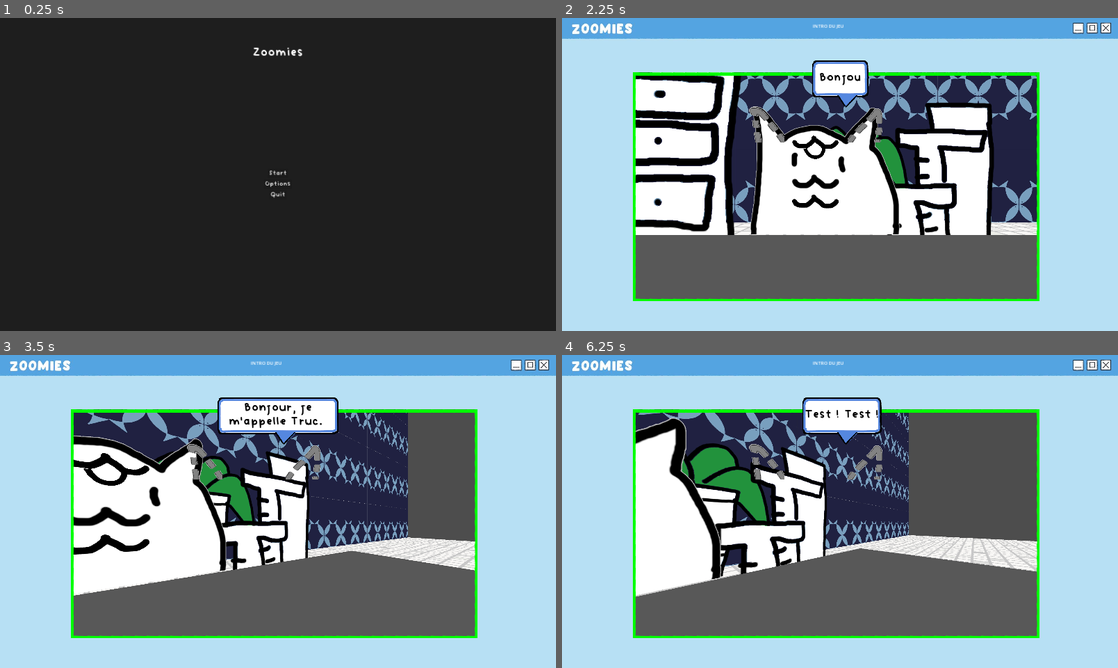
Above: before the commit, frames 1-4 (two rows, left to right).
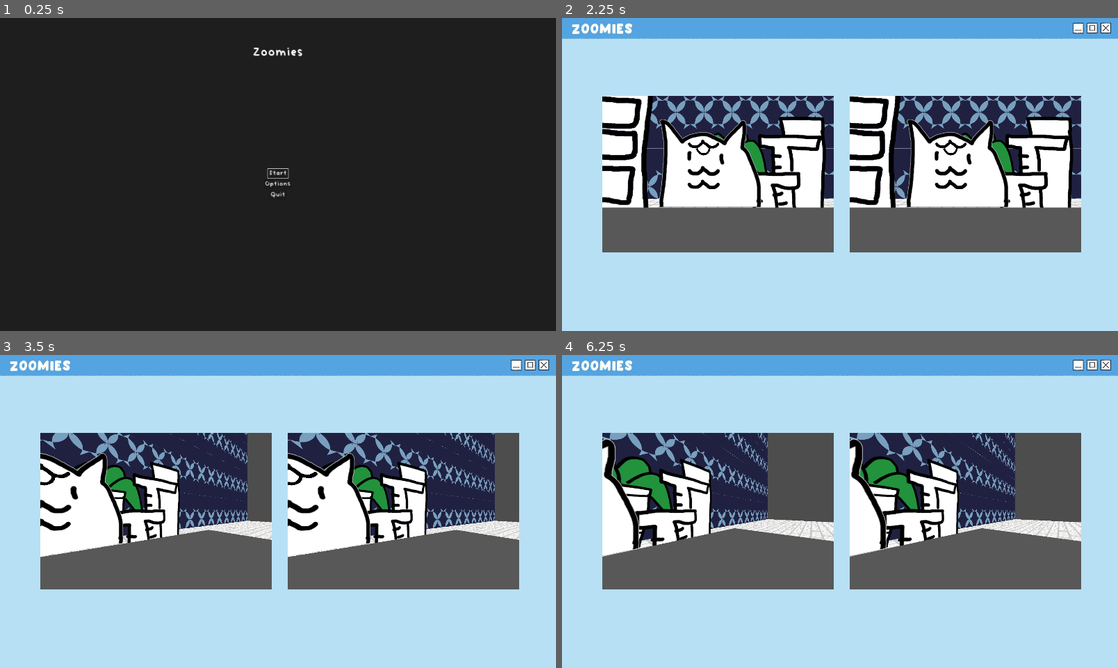
Above: after the commit, the same moments.

Repository: ohmlet-studio/Zoomies
Game: Godot game, scene res://scenes/ui/main_menu.tscn
Two runs of this game, one before a commit and one after it. Both use one fixed random seed, a clock stepped at 60 frames per second and the inputs below.
Inputs:
- Up to frame 1 (0.25 s): no input
- Up to frame 2 (2.25 s): click "Options" at 0.5 s; click "Return" at 1.25 s; click "Start" at 2 s
- Up to frame 3 (3.5 s): tap Enter (ui_accept) at 2.75, 3.02 s; hold Right (ui_right) from 2.78 s (still down)
- Up to frame 4 (6.25 s): release Right (ui_right) at 3.53 s; hold Down (ui_down) 3.53-4.28 s; tap Enter (ui_accept) at 3.77, 5.27, 6.02 s; hold Right (ui_right) 4.28-5.03 s; hold Up (ui_up) 5.03-5.78 s; hold Left (ui_left) from 5.78 s (still down)

The runs differ from the first frame. In frame 1, less than 0.1% of the frame differs, in the area x 48-52%, y 48-52%; in frame 2, 48%; in frame 3, 50%; in frame 4, 51%, in the area x 7-94%, y 2-91%.

Commit message:
Fix les problèmes c'est relou

Diff:
--- a/main.tscn
+++ b/main.tscn
@@ -1,6 +1,4 @@
-[gd_scene load_steps=3 format=3 uid="uid://dm0rphrd71jf2"]
-
-[ext_resource type="Texture2D" uid="uid://cy5efrqmmmoi4" path="res://assets/placeholder.png" id="1_elyv2"]
+[gd_scene load_steps=2 format=3 uid="uid://cd3nq4ym7uj8u"]
 
 [sub_resource type="GDScript" id="GDScript_712ol"]
 script/source = "extends Node2D
@@ -14,7 +12,6 @@
 [node name="Placeholder" type="Sprite2D" parent="."]
 position = Vector2(3.66669, -0.5)
 scale = Vector2(0.602778, 0.602778)
-texture = ExtResource("1_elyv2")
 
 [node name="PlaceholderCatMuzak" type="AudioStreamPlayer" parent="."]
 autoplay = true
--- a/project.godot
+++ b/project.godot
@@ -17,7 +17,7 @@
 
 [autoload]
 
-DialogManager="*res://scenes/scripts/dialog_manager.gd"
+DialogManager="*res://scripts/dialog_manager.gd"
 
 [display]
 
@@ -60,6 +60,16 @@
 , Object(InputEventKey,"resource_local_to_scene":false,"resource_name":"","device":-1,"window_id":0,"alt_pressed":false …(183 unchanged characters)…
 ]
 }
+advance_dialog={
+"deadzone": 0.5,
+"events": [Object(InputEventKey,"resource_local_to_scene":false,"resource_name":"","device":0,"window_id":0,"alt_pressed":false,"shift_pressed":false,"ctrl_pressed":false,"meta_pressed":false,"pressed":false,"keycode":0,"physical_keycode":4194305,"key_label":0,"unicode":0,"location":0,"echo":false,"script":null)
+, null]
+}
+start_dialog={
+"deadzone": 0.5,
+"events": [Object(InputEventKey,"resource_local_to_scene":false,"resource_name":"","device":-1,"window_id":0,"alt_pressed":false,"shift_pressed":false,"ctrl_pressed":false,"meta_pressed":false,"pressed":false,"keycode":0,"physical_keycode":69,"key_label":0,"unicode":101,"location":0,"echo":false,"script":null)
+]
+}
 ui_shift={
 "deadzone": 0.5,
 "events": [Object(InputEventKey,"resource_local_to_scene":false,"resource_name":"","device":-1,"window_id":0,"alt_press …(195 unchanged characters)…
@@ -75,16 +85,6 @@
 "events": [Object(InputEventMouseButton,"resource_local_to_scene":false,"resource_name":"","device":-1,"window_id":0,"a …(259 unchanged characters)…
 ]
 }
-advance_dialog={
-"deadzone": 0.5,
-"events": [Object(InputEventKey,"resource_local_to_scene":false,"resource_name":"","device":0,"window_id":0,"alt_pressed":false,"shift_pressed":false,"ctrl_pressed":false,"meta_pressed":false,"pressed":false,"keycode":0,"physical_keycode":4194305,"key_label":0,"unicode":0,"location":0,"echo":false,"script":null)
-, null]
-}
-start_dialog={
-"deadzone": 0.5,
-"events": [Object(InputEventKey,"resource_local_to_scene":false,"resource_name":"","device":-1,"window_id":0,"alt_pressed":false,"shift_pressed":false,"ctrl_pressed":false,"meta_pressed":false,"pressed":false,"keycode":0,"physical_keycode":69,"key_label":0,"unicode":101,"location":0,"echo":false,"script":null)
-]
-}
 
 [rendering]
 
--- a/scenes/cat_display.tscn
+++ b/scenes/cat_display.tscn
@@ -1,7 +1,7 @@
-[gd_scene load_steps=6 format=3 uid="uid://bki3jlgfxx844"]
+[gd_scene load_steps=6 format=3 uid="uid://dhrrkj5xdmdeb"]
 
-[ext_resource type="Script" path="res://scenes/scripts/cat_display.gd" id="1_0xj6i"]
-[ext_resource type="PackedScene" uid="uid://b77qblty1v771" path="res://scenes/cat_webcam.tscn" id="1_bc4rd"]
+[ext_resource type="Script" path="res://scripts/cat_display.gd" id="1_0xj6i"]
+[ext_resource type="PackedScene" uid="uid://bebl7unp45048" path="res://scenes/cat_webcam.tscn" id="1_bc4rd"]
 [ext_resource type="Texture2D" uid="uid://bj6o55ei14h8x" path="res://assets/textures/cat_display/hint.png" id="1_kwfk6"]
 [ext_resource type="Texture2D" uid="uid://cb8ply4wtyueq" path="res://assets/textures/cat_display/border.png" id="4_3yo0l"]
 
--- a/scenes/cat_webcam.tscn
+++ b/scenes/cat_webcam.tscn
@@ -1,15 +1,15 @@
-[gd_scene load_steps=15 format=3 uid="uid://b77qblty1v771"]
+[gd_scene load_steps=15 format=3 uid="uid://bebl7unp45048"]
 
-[ext_resource type="Script" path="res://scenes/scripts/webcamControls.gd" id="1_3yicl"]
+[ext_resource type="Script" path="res://scripts/webcamControls.gd" id="1_3yicl"]
 [ext_resource type="AudioStream" uid="uid://cesbii4202ftl" path="res://assets/sounds/effects/zoom_in.wav" id="3_w0x2j"]
 [ext_resource type="AudioStream" uid="uid://d1tw501moi7g8" path="res://assets/sounds/effects/scroll.mp3" id="4_rjkl4"]
 [ext_resource type="AudioStream" uid="uid://crx6p27p8f06o" path="res://assets/sounds/effects/zoom_out.wav" id="5_wp3m7"]
 [ext_resource type="Texture2D" uid="uid://b8b1pt51bppb0" path="res://assets/textures/rooms/objects/cattree.png" id="6_w2d06"]
 [ext_resource type="Texture2D" uid="uid://dt1pqcoiu1ih2" path="res://assets/textures/rooms/objects/plant.png" id="7_barfw"]
-[ext_resource type="PackedScene" uid="uid://ccmvqnx2pb42i" path="res://scenes/cat_builder.tscn" id="8_6mjnb"]
+[ext_resource type="PackedScene" uid="uid://bjonmciq4nenn" path="res://scenes/cat_builder.tscn" id="8_6mjnb"]
 [ext_resource type="Texture2D" uid="uid://ceet1gi5uti6n" path="res://assets/textures/rooms/objects/drawer.png" id="8_lgyud"]
-[ext_resource type="Texture2D" uid="uid://bbitd2d76aijy" path="res://assets/textures/rooms/wallpapers/fish.jpg" id="9_vtfcw"]
-[ext_resource type="Texture2D" uid="uid://cpaornr5hmc88" path="res://assets/textures/rooms/floors/tiles.jpg" id="10_gohw2"]
+[ext_resource type="Texture2D" uid="uid://bqaogofcjfar5" path="res://assets/textures/rooms/wallpapers/fish.jpg" id="9_vtfcw"]
+[ext_resource type="Texture2D" uid="uid://ccapb0rlso7g1" path="res://assets/textures/rooms/floors/tiles.jpg" id="10_gohw2"]
 
 [sub_resource type="QuadMesh" id="QuadMesh_jcuwj"]
 
--- a/scenes/intro.tscn
+++ b/scenes/intro.tscn
@@ -1,8 +1,8 @@
 [gd_scene load_steps=4 format=3 uid="uid://dhrtnjiydddt4"]
 
-[ext_resource type="Script" path="res://scenes/scripts/intro.gd" id="1_8hwk3"]
+[ext_resource type="Script" path="res://scripts/intro.gd" id="1_8hwk3"]
 [ext_resource type="Texture2D" uid="uid://0l2ayk71gk40" path="res://assets/textures/zoomies_interface.jpg" id="2_ktmyo"]
-[ext_resource type="PackedScene" uid="uid://bki3jlgfxx844" path="res://scenes/cat_display.tscn" id="3_4j54b"]
+[ext_resource type="PackedScene" uid="uid://dhrrkj5xdmdeb" path="res://scenes/cat_display.tscn" id="3_4j54b"]
 
 [node name="Intro" type="Node2D"]
 script = ExtResource("1_8hwk3")
--- /dev/null
+++ b/scenes/levels/level_1.tscn
@@ -0,0 +1,95 @@
+[gd_scene load_steps=5 format=3 uid="uid://bbjn22yt1oeiq"]
+
+[ext_resource type="Texture2D" uid="uid://0l2ayk71gk40" path="res://assets/textures/zoomies_interface.jpg" id="1_c5ven"]
+[ext_resource type="Script" path="res://scripts/levels/level_1.gd" id="1_h1cfy"]
+[ext_resource type="PackedScene" uid="uid://bebl7unp45048" path="res://scenes/cat_webcam.tscn" id="2_ry6ls"]
+
+[sub_resource type="RectangleShape2D" id="RectangleShape2D_lw0q6"]
+size = Vector2(850, 552)
+
+[node name="Level1" type="Node2D"]
+script = ExtResource("1_h1cfy")
+
+[node name="Background" type="TextureRect" parent="."]
+anchors_preset = 8
+anchor_left = 0.5
+anchor_top = 0.5
+anchor_right = 0.5
+anchor_bottom = 0.5
+offset_left = -960.0
+offset_top = -540.0
+offset_right = 960.0
+offset_bottom = 540.0
+grow_horizontal = 2
+grow_vertical = 2
+mouse_filter = 2
+texture = ExtResource("1_c5ven")
+expand_mode = 1
+
+[node name="GridContainer" type="GridContainer" parent="."]
+anchors_preset = 8
+anchor_left = 0.5
+anchor_top = 0.5
+anchor_right = 0.5
+anchor_bottom = 0.5
+offset_left = -840.0
+offset_top = -270.0
+offset_right = 864.0
+offset_bottom = 288.0
+grow_horizontal = 2
+grow_vertical = 2
+size_flags_horizontal = 6
+size_flags_vertical = 6
+columns = 2
+
+[node name="AspectRatioContainer" type="AspectRatioContainer" parent="GridContainer"]
+layout_mode = 2
+size_flags_horizontal = 3
+size_flags_vertical = 3
+
+[node name="Area2D" type="Area2D" parent="GridContainer/AspectRatioContainer"]
+
+[node name="SubViewportContainer" type="SubViewportContainer" parent="GridContainer/AspectRatioContainer/Area2D"]
+custom_minimum_size = Vector2(800, 300)
+offset_left = 19.0
+offset_right = 819.0
+offset_bottom = 540.0
+size_flags_horizontal = 3
+size_flags_vertical = 3
+stretch = true
+
+[node name="SubViewport" parent="GridContainer/AspectRatioContainer/Area2D/SubViewportContainer" instance=ExtResource("2_ry6ls")]
+handle_input_locally = false
+size = Vector2i(800, 540)
+render_target_update_mode = 4
+
+[node name="CollisionShape2D" type="CollisionShape2D" parent="GridContainer/AspectRatioContainer/Area2D"]
+position = Vector2(415, 266)
+shape = SubResource("RectangleShape2D_lw0q6")
+
+[node name="AspectRatioContainer2" type="AspectRatioContainer" parent="GridContainer"]
+layout_mode = 2
+size_flags_horizontal = 3
+size_flags_vertical = 3
+
+[node name="Area2D" type="Area2D" parent="GridContainer/AspectRatioContainer2"]
+
+[node name="SubViewportContainer" type="SubViewportContainer" parent="GridContainer/AspectRatioContainer2/Area2D"]
+custom_minimum_size = Vector2(800, 300)
+offset_left = 19.0
+offset_right = 819.0
+offset_bottom = 540.0
+size_flags_horizontal = 3
+size_flags_vertical = 3
+stretch = true
+
+[node name="SubViewport" parent="GridContainer/AspectRatioContainer2/Area2D/SubViewportContainer" instance=ExtResource("2_ry6ls")]
+handle_input_locally = false
+size = Vector2i(800, 540)
+render_target_update_mode = 4
+
+[node name="CollisionShape2D2" type="CollisionShape2D" parent="GridContainer/AspectRatioContainer2/Area2D"]
+position = Vector2(422, 266)
+shape = SubResource("RectangleShape2D_lw0q6")
+
+[node name="Camera2D" type="Camera2D" parent="."]
--- /dev/null
+++ b/scenes/levels/level_2.tscn
@@ -0,0 +1,53 @@
+[gd_scene load_steps=3 format=3 uid="uid://bdmlwiqmqtulo"]
+
+[ext_resource type="Texture2D" uid="uid://0l2ayk71gk40" path="res://assets/textures/zoomies_interface.jpg" id="1_56a63"]
+[ext_resource type="PackedScene" uid="uid://dhrrkj5xdmdeb" path="res://scenes/cat_display.tscn" id="2_cc430"]
+
+[node name="Level2" type="Node2D"]
+
+[node name="Background" type="TextureRect" parent="."]
+anchors_preset = 8
+anchor_left = 0.5
+anchor_top = 0.5
+anchor_right = 0.5
+anchor_bottom = 0.5
+offset_left = -960.0
+offset_top = -540.0
+offset_right = 960.0
+offset_bottom = 540.0
+grow_horizontal = 2
+grow_vertical = 2
+texture = ExtResource("1_56a63")
+expand_mode = 1
+
+[node name="GridContainer" type="GridContainer" parent="."]
+anchors_preset = 8
+anchor_left = 0.5
+anchor_top = 0.5
+anchor_right = 0.5
+anchor_bottom = 0.5
+offset_left = -808.0
+offset_top = -392.0
+offset_right = 808.0
+offset_bottom = 392.0
+grow_horizontal = 2
+grow_vertical = 2
+size_flags_horizontal = 3
+size_flags_vertical = 3
+columns = 3
+
+[node name="AspectRatioContainer" type="AspectRatioContainer" parent="GridContainer"]
+layout_mode = 2
+size_flags_horizontal = 3
+size_flags_vertical = 3
+
+[node name="CatDisplay" parent="GridContainer/AspectRatioContainer" instance=ExtResource("2_cc430")]
+position = Vector2(456, 432)
+scale = Vector2(0.5, 0.5)
+
+[node name="AspectRatioContainer2" type="AspectRatioContainer" parent="GridContainer"]
+layout_mode = 2
+size_flags_horizontal = 3
+size_flags_vertical = 3
+
+[node name="Camera2D" type="Camera2D" parent="."]
--- a/scenes/ui/main_menu.tscn
+++ b/scenes/ui/main_menu.tscn
@@ -1,7 +1,7 @@
 [gd_scene load_steps=4 format=3 uid="uid://d2rskphkhcspx"]
 
-[ext_resource type="Script" path="res://scenes/scripts/main_menu.gd" id="1_oyt78"]
 [ext_resource type="FontFile" uid="uid://cpp57g0w306h5" path="res://assets/fonts/Vividly-Regular.ttf" id="1_r48s2"]
+[ext_resource type="Script" path="res://scripts/main_menu.gd" id="2_v6ora"]
 
 [sub_resource type="Theme" id="Theme_jyfsc"]
 default_font = ExtResource("1_r48s2")
@@ -15,7 +15,7 @@
 grow_horizontal = 2
 grow_vertical = 2
 theme = SubResource("Theme_jyfsc")
-script = ExtResource("1_oyt78")
+script = ExtResource("2_v6ora")
 
 [node name="ColorRect" type="ColorRect" parent="."]
 layout_mode = 1
--- a/scenes/ui/options_menu.tscn
+++ b/scenes/ui/options_menu.tscn
@@ -1,7 +1,7 @@
 [gd_scene load_steps=4 format=3 uid="uid://c40ot7tgcgnmh"]
 
 [ext_resource type="FontFile" uid="uid://cpp57g0w306h5" path="res://assets/fonts/Vividly-Regular.ttf" id="1_w1nwx"]
-[ext_resource type="Script" path="res://scenes/scripts/options_menu.gd" id="2_aw210"]
+[ext_resource type="Script" path="res://scripts/options_menu.gd" id="2_aw210"]
 
 [sub_resource type="Theme" id="Theme_jyfsc"]
 default_font = ExtResource("1_w1nwx")
--- a/scenes/ui/speech_bubble.tscn
+++ b/scenes/ui/speech_bubble.tscn
@@ -1,7 +1,7 @@
 [gd_scene load_steps=6 format=3 uid="uid://c1k3dsa6xyl3y"]
 
-[ext_resource type="Script" path="res://scenes/scripts/speech_bubble.gd" id="1_ekv2r"]
-[ext_resource type="Texture2D" uid="uid://t4g1jahvf6ic" path="res://assets/textures/bubbles/speech_bubble.png" id="2_s5hkw"]
+[ext_resource type="Script" path="res://scripts/speech_bubble.gd" id="1_ekv2r"]
+[ext_resource type="Texture2D" uid="uid://bnjpc6iqqytx" path="res://assets/textures/bubbles/speech_bubble.png" id="2_s5hkw"]
 [ext_resource type="FontFile" uid="uid://cpp57g0w306h5" path="res://assets/fonts/Vividly-Regular.ttf" id="3_3qy4i"]
 [ext_resource type="Texture2D" uid="uid://b8fmxgq5p6en2" path="res://assets/textures/bubbles/bubble_tail.png" id="4_se7q3"]
 [ext_resource type="AudioStream" uid="uid://bwh4e4bip5d5r" path="res://assets/sounds/fonts/A/A (1).wav" id="5_noj14"]
--- /dev/null
+++ b/scripts/cat_display_sprite.gd
@@ -0,0 +1,8 @@
+extends Sprite2D
+
+
+# Called when the node enters the scene tree for the first time.
+#func _ready() -> void:
+	## Set viewporte texture path
+	#var viewport_texture = get_parent().get_parent().get_node("SubViewport").get_texture()
+	#self.texture = viewport_texture
--- /dev/null
+++ b/scripts/levels/level_1.gd
@@ -0,0 +1 @@
+extends Node2D
--- a/scenes/scripts/main_menu.gd
+++ b/scripts/main_menu.gd
@@ -1,12 +1,12 @@
 extends Control
 
-@onready var buttons_v_box = %ButtonsVBox
+@onready var buttons_v_box = $MarginContainer/ButtonsVBox
 
 func _ready() -> void:
 	focus_button()
 
 func _on_start_button_pressed() -> void:
-	get_tree().change_scene_to_file("res://scenes/intro.tscn")
+	get_tree().change_scene_to_file("res://scenes/levels/level_1.tscn")
 
 func _on_quit_button_pressed() -> void:
 	get_tree().quit()
Not shown: 1 places in scenes/cat_builder.tscn that only renumber resources
Not shown: 1 places in scenes/level.tscn that only renumber resources
Not shown: 1 places in scenes/webcam.tscn that only renumber resources
Renamed: scenes/scripts/cat_display.gd -> scripts/cat_display.gd
Renamed: scenes/scripts/dialog_manager.gd -> scripts/dialog_manager.gd
Renamed: scenes/scripts/intro.gd -> scripts/intro.gd
Renamed: scenes/scripts/options_menu.gd -> scripts/options_menu.gd
Renamed: scenes/scripts/speech_bubble.gd -> scripts/speech_bubble.gd
Renamed: scenes/scripts/webcamControls.gd -> scripts/webcamControls.gd
Not shown, removed: scenes/scripts/.gitignore
